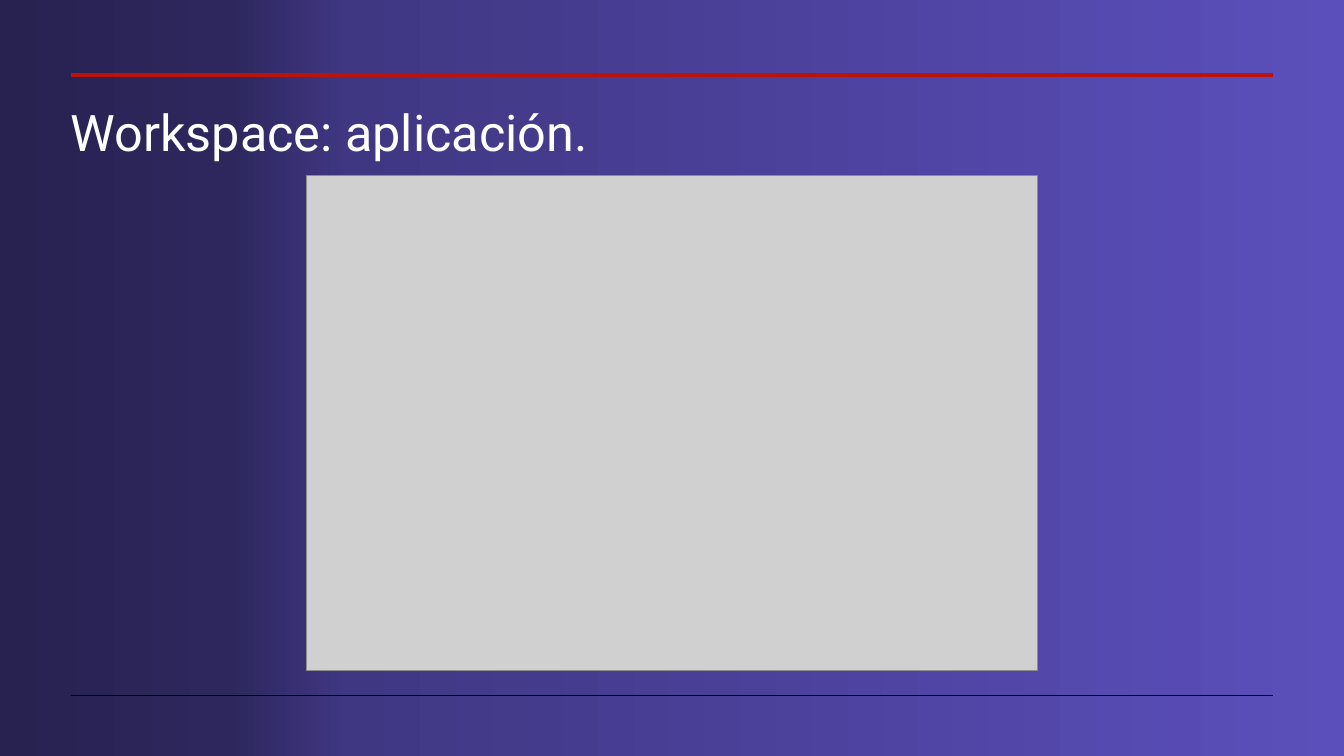
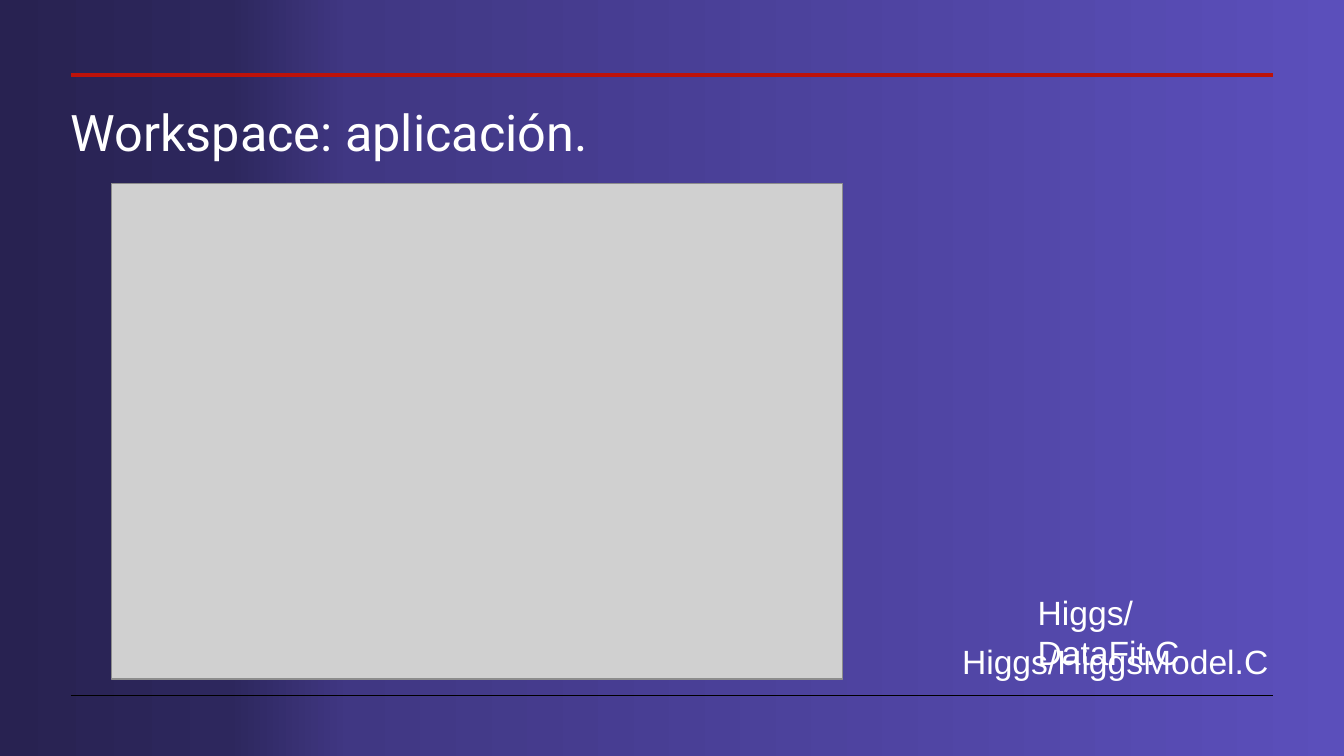
Before and after one commit to cdavidgutierrez/ProyectoFinal_CERN_ROOT, a slide deck: slide 8 of Workspaces en root.pptx (slide 6 before the commit). Drawn at 1344x756 pixels with LibreOffice and Linux fonts; fonts in the diff are those of the drawing; grey boxes stand for pictures. Boxes give left, top, right and bottom in pixels: in the first picture for what was removed or moved away, otherwise in the second. Text is boxed around its words. In the diff, an @@ line names an element or a change of style, - is before the commit and + after.

```diff
--- a/Workspaces en root.pptx
+++ b/Workspaces en root.pptx
@@ picture: place and size @@
-picture at bbox=[307, 175, 1037, 671]
+picture at bbox=[112, 184, 843, 680]
@@ text added at bbox=[1038, 600, 1180, 672], 24 pt, text #FFFFFF @@
+Higgs/DataFit.C
@@ text added at bbox=[962, 648, 1268, 681], 24 pt, text #FFFFFF @@
+Higgs/HiggsModel.C
```
Also in this commit, not shown: 5 other slides changed, 3 slides added.
